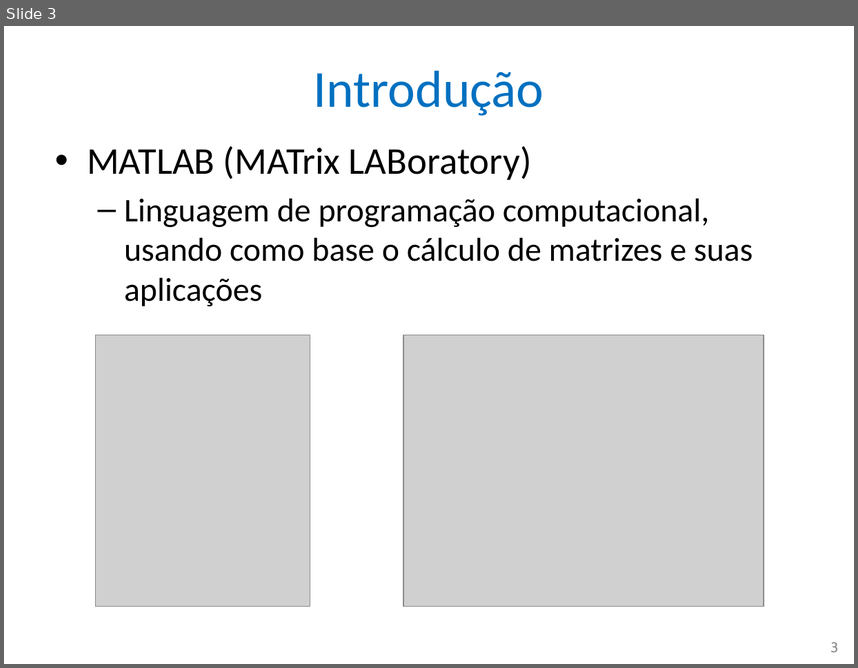
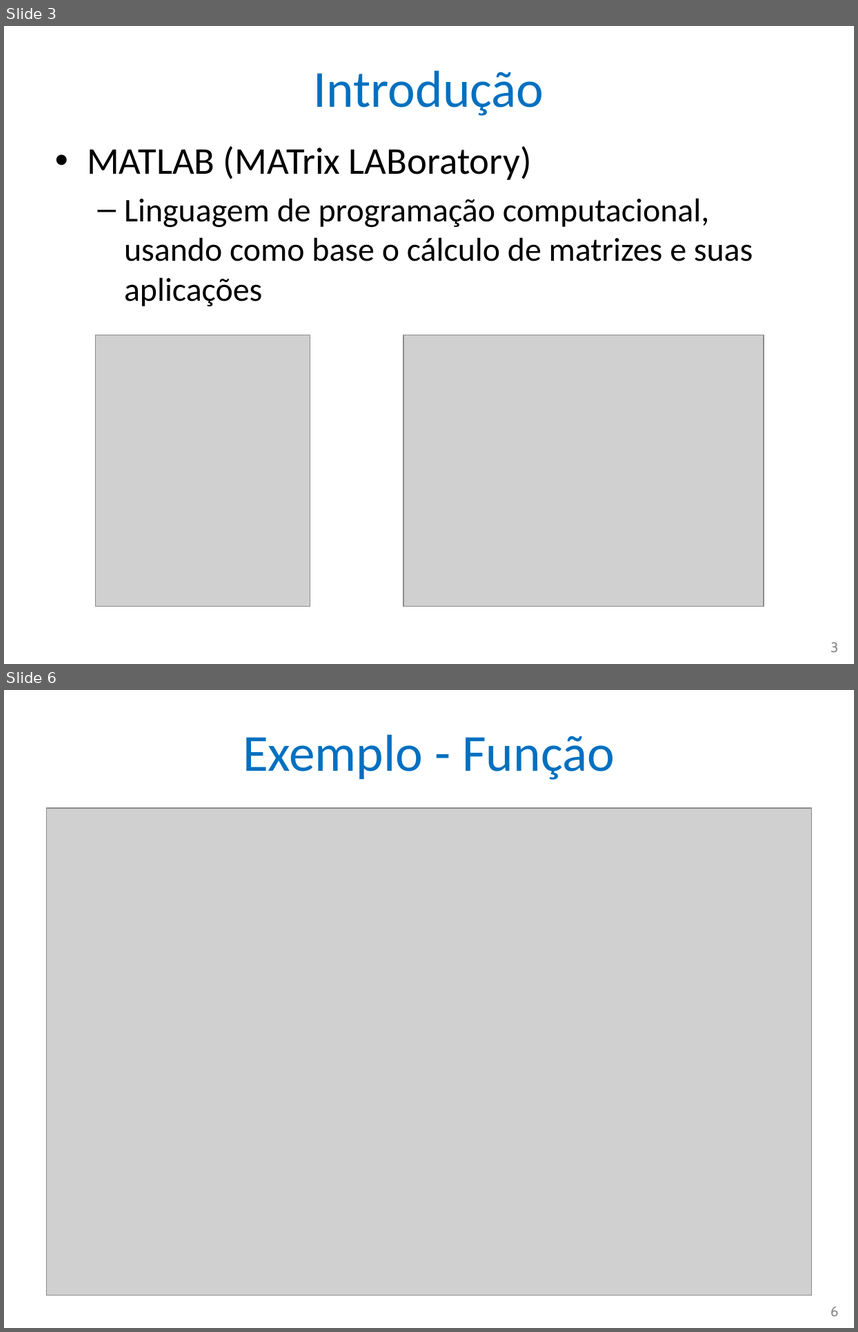
Before and after one commit to nascimentolwtn/INPE-CAP-385_DesenvolvimentoFrameworks, a slide deck: CAP385-00-Presentations/01-MATLAB xUnit Test Framework.pptx. Shown one above the other, each under a label of ours: slide 3 before the commit, slides 3 and 6 after it; the slides between them are not shown. The pictures are 858x668 and 858x1332 pixels, drawn with LibreOffice and Linux fonts; fonts in the diff are those of the drawing; grey boxes stand for pictures. Boxes give left, top, right and bottom in pixels: in the first picture for what was removed or moved away, otherwise in the second. Text is boxed around its words. In the diff, an @@ line names an element or a change of style, - is before the commit and + after.

Commit message:
Apresentação, telas de exemplo

```diff
--- a/CAP385-00-Presentations/01-MATLAB xUnit Test Framework.pptx
+++ b/CAP385-00-Presentations/01-MATLAB xUnit Test Framework.pptx
@@ slide 6 added at [4,690,854,1328], background #FFFFFF @@
@@ title added at [243,734,615,780], 44 pt, text #0070C0 @@
+Exemplo - Função
@@ picture added at [47,808,811,1295] @@
@@ page number added at [831,1306,839,1316], 12 pt, text #8C8C8C @@
+6
```
Also in this commit, not shown: 5 other slides added, 3 slides removed.
